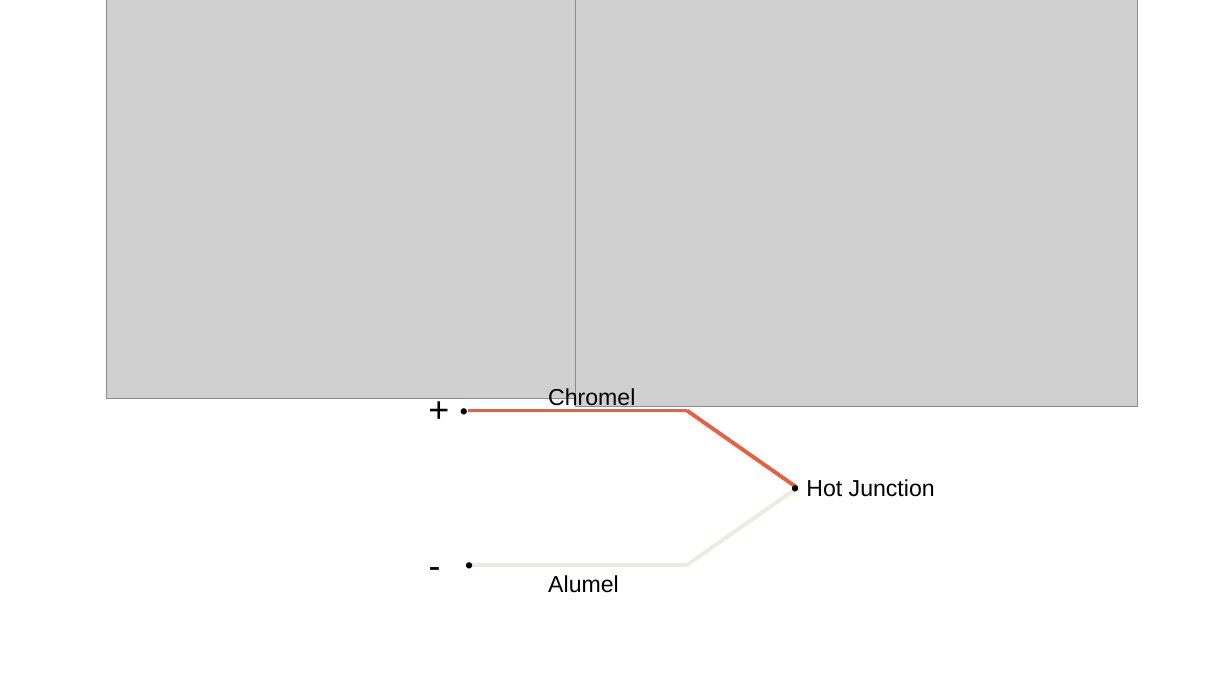
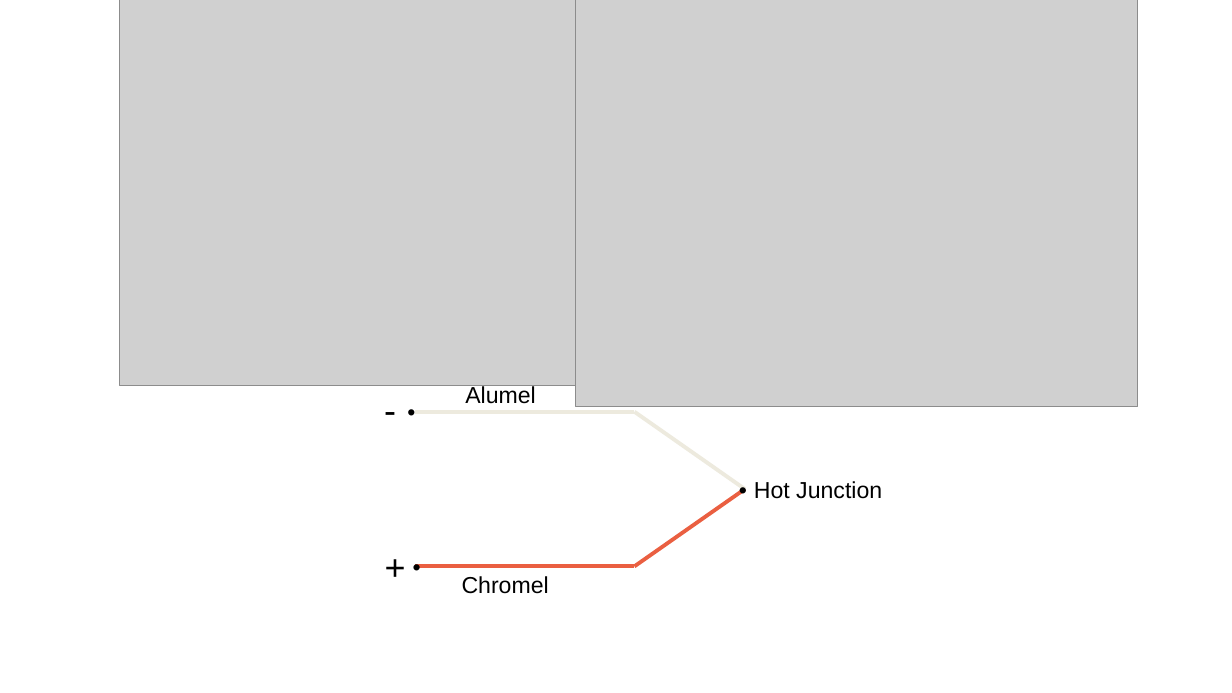
Before and after one commit to SeeedDocument/Grove-I2C_Thermocouple_Amplifier-MCP9600, a slide deck: slide 3 of img/pin_map.pptx. Drawn at 1232x693 pixels with LibreOffice and Linux fonts; fonts in the diff are those of the drawing; grey boxes stand for pictures. Boxes give left, top, right and bottom in pixels: in the first picture for what was removed or moved away, otherwise in the second. Text is boxed around its words. In the diff, an @@ line names an element or a change of style, - is before the commit and + after.

```diff
--- a/img/pin_map.pptx
+++ b/img/pin_map.pptx
@@ picture: place and size @@
-picture at (106, 0, 645, 398)
+picture at (119, 0, 664, 386)
@@ text "-": place and size @@
-text "-" at (420, 538, 451, 591)
+text "-" at (375, 383, 407, 435)
@@ text "Alumel": place and size @@
-text "Alumel" at (548, 575, 619, 593)
+text "Alumel" at (465, 385, 536, 404)
@@ 2 texts, 2 lines: place and size @@
-2 texts, 2 lines at (451, 392, 935, 566)
+2 texts, 2 lines at (398, 393, 882, 567)
@@ line (635, 412) - (415, 412): stroke #EA5F41 3 pt to #EDEADE 3 pt @@
@@ 2 texts, 2 lines: place and size @@
-2 texts, 2 lines at (456, 410, 808, 583)
+2 texts, 2 lines at (404, 412, 756, 585)
@@ line (745, 489) - (635, 412): stroke #EA5F41 3 pt to #EDEADE 3 pt @@
@@ line (745, 489) - (635, 567): stroke #EDEADE 3 pt to #EA5F41 3 pt @@
@@ text "+": place and size @@
-text "+" at (420, 382, 458, 434)
+text "+" at (376, 541, 415, 593)
@@ line (635, 567) - (415, 567): stroke #EDEADE 3 pt to #EA5F41 3 pt @@
@@ text "Chromel" rewrapped from (548, 387, 635, 411) to (462, 576, 549, 594) @@
```
Also in this commit, not shown: 3 other slides changed, 4 other files.
